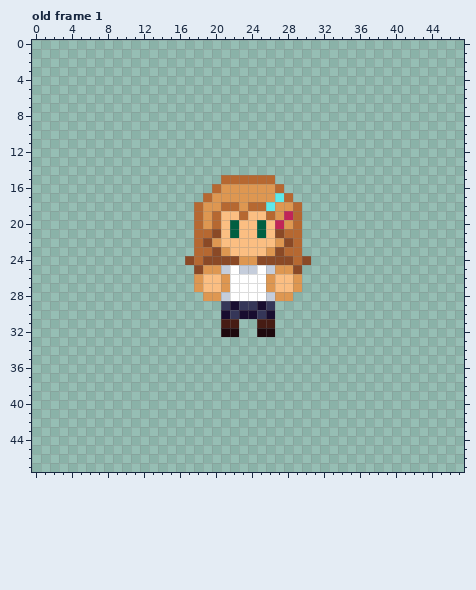
Pixel-art file: Aseprite/Laura.aseprite. The first picture shows the starting point.
48x48 pixels, 2 frames. Shown: old frame 1. The commit also changed other frames, which this record leaves out.
New version:
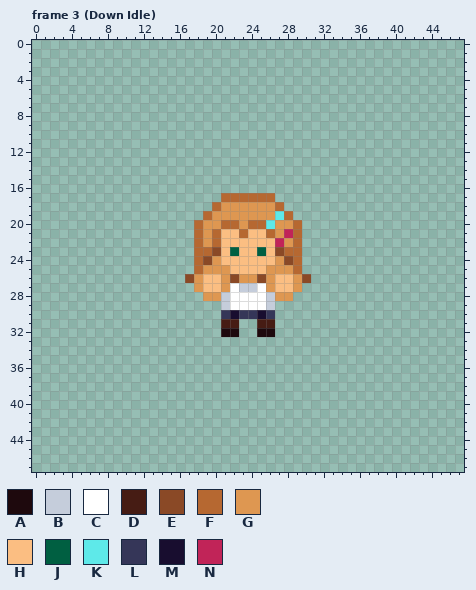
Palette (. is transparent): A #1e090d  B #c5cddb  C #ffffff  D #461c14  E #8a4926  F #b66831  G #de9751  H #fbbe82  J #005f41  K #5ee9e9  L #353658  M #180d2f  N #c12458
A new or re-ordered frame is compared with the old frame closest to it.
Message: Idle aanimation+ retrato personagem Laura
Edits made:
frames 2 -> 7
Changed rows in their new state; - is an unchanged pixel.
Frame 3 (Down Idle) is new; against old frame 1, layers "head", "body":
first column x 17:
15 ----......----
16 ---........---
17 --..FFFFFF..--
18 -..FGG-GGGF..-
19 -.FGGGGGGGKF.-
20 ---GFFGFFKG---
21 --GF-HF-HFGN--
22 --GF------NG--
23 ----HJ--JH----
24 .--GHHHHHHG--.
25 -F--GHHHHG--F-
26 E----EGGE----E
27 ------BB------
29 ----BCCCCB----
30 ----LMLLML----
Boxes around the changes in both pictures, in picture pixels (x1, y1, x2, y2):
changed: (185, 175, 311, 319)
